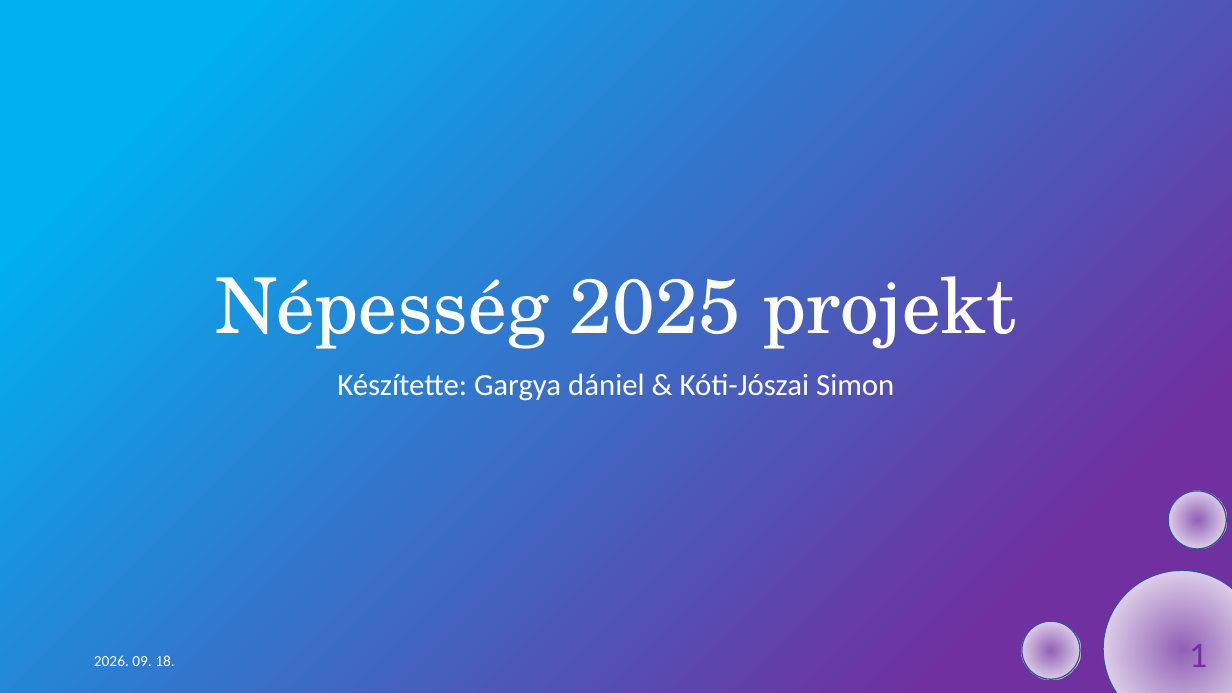
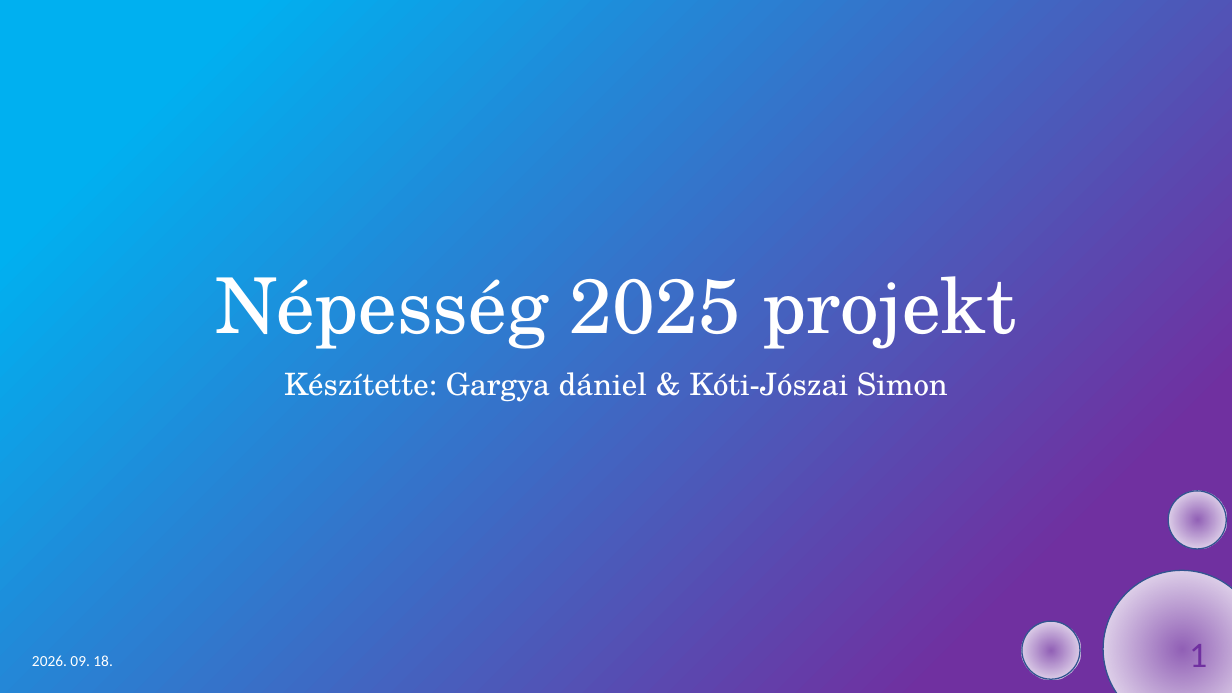
Before and after one commit to Almagyar/nepesseg2025, a slide deck: slide 1 of Népesség 2025 projekt.pptx. Drawn at 1232x693 pixels with LibreOffice and Linux fonts; fonts in the diff are those of the drawing. Boxes give left, top, right and bottom in pixels: in the first picture for what was removed or moved away, otherwise in the second. Text is boxed around its words. In the diff, an @@ line names an element or a change of style, - is before the commit and + after.

```diff
--- a/Népesség 2025 projekt.pptx
+++ b/Népesség 2025 projekt.pptx
@@ subtitle "Készítette: Gargya dániel & Kóti-Jószai ..." at box(284, 372, 948, 402): font Calibri to TeX Gyre Schola @@
@@ text "2026. 09. 18.": place and size @@
-text "2026. 09. 18." at box(94, 655, 174, 666)
+text "2026. 09. 18." at box(32, 655, 112, 666)
```
Also in this commit, not shown: 1 other slide changed, 2 other files.
